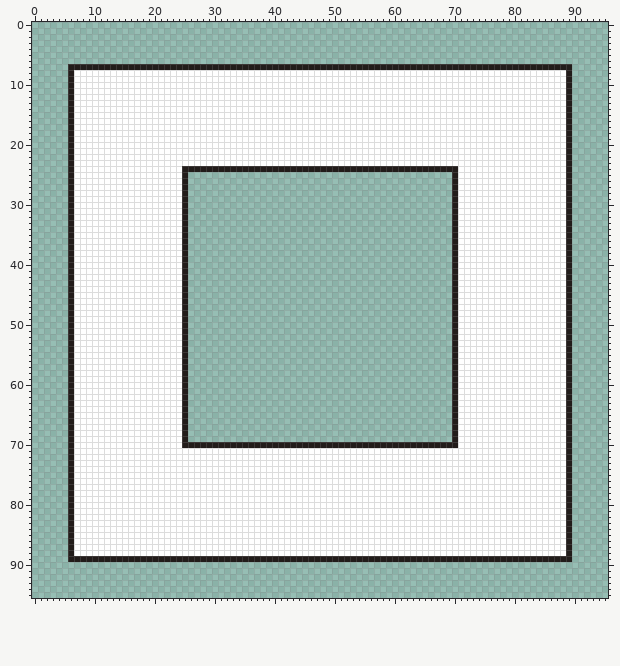
A pixel-art file gets an edit: data/image/wire.aseprite. The picture above was drawn from the file before the commit.
96x96 pixels, 1 frame.
Once edited:
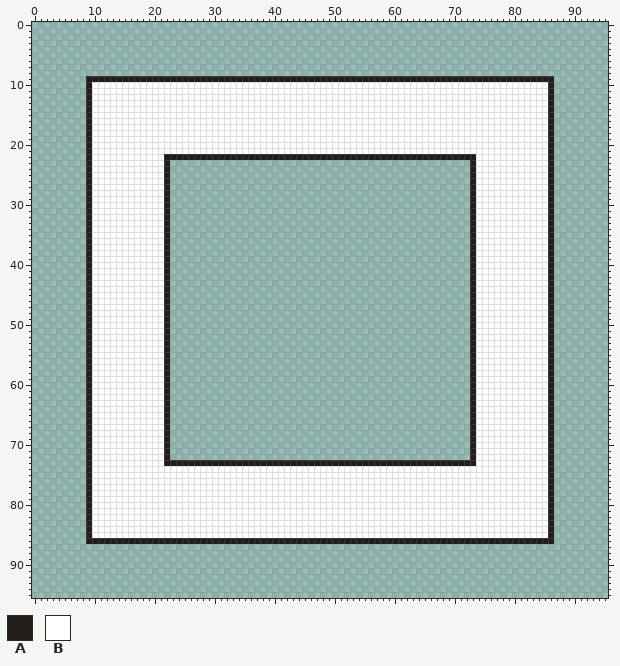
Palette (. is transparent): A #221c1a  B #ffffff
Author's note on the commit: consertei a imagem
The edit:
layer "Layer 1" now hidden
layer "Layer 2" added
Changed rows in their new state; - is an unchanged pixel.
first column x 6:
 7 ....................................................................................
 8 ....................................................................................
 9 ...AAAAAAAAAAAAAAAAAAAAAAAAAAAAAAAAAAAAAAAAAAAAAAAAAAAAAAAAAAAAAAAAAAAAAAAAAAAAAA...
10 ...A----------------------------------------------------------------------------A...
11 ...A----------------------------------------------------------------------------A...
12 ...A----------------------------------------------------------------------------A...
13 ...A----------------------------------------------------------------------------A...
14 ...A----------------------------------------------------------------------------A...
15 ...A----------------------------------------------------------------------------A...
16 ...A----------------------------------------------------------------------------A...
17 ...A----------------------------------------------------------------------------A...
18 ...A----------------------------------------------------------------------------A...
19 ...A----------------------------------------------------------------------------A...
20 ...A----------------------------------------------------------------------------A...
21 ...A----------------------------------------------------------------------------A...
22 ...A------------AAAAAAAAAAAAAAAAAAAAAAAAAAAAAAAAAAAAAAAAAAAAAAAAAAAA------------A...
23 ...A------------A..................................................A------------A...
24 ...A------------A..................................................A------------A...
25 ...A------------A...--------------------------------------------...A------------A...
26 ...A------------A...--------------------------------------------...A------------A...
27 ...A------------A...--------------------------------------------...A------------A...
28 ...A------------A...--------------------------------------------...A------------A...
29 ...A------------A...--------------------------------------------...A------------A...
30 ...A------------A...--------------------------------------------...A------------A...
31 ...A------------A...--------------------------------------------...A------------A...
32 ...A------------A...--------------------------------------------...A------------A...
33 ...A------------A...--------------------------------------------...A------------A...
34 ...A------------A...--------------------------------------------...A------------A...
35 ...A------------A...--------------------------------------------...A------------A...
36 ...A------------A...--------------------------------------------...A------------A...
37 ...A------------A...--------------------------------------------...A------------A...
38 ...A------------A...--------------------------------------------...A------------A...
39 ...A------------A...--------------------------------------------...A------------A...
40 ...A------------A...--------------------------------------------...A------------A...
41 ...A------------A...--------------------------------------------...A------------A...
42 ...A------------A...--------------------------------------------...A------------A...
43 ...A------------A...--------------------------------------------...A------------A...
44 ...A------------A...--------------------------------------------...A------------A...
45 ...A------------A...--------------------------------------------...A------------A...
46 ...A------------A...--------------------------------------------...A------------A...
47 ...A------------A...--------------------------------------------...A------------A...
48 ...A------------A...--------------------------------------------...A------------A...
49 ...A------------A...--------------------------------------------...A------------A...
50 ...A------------A...--------------------------------------------...A------------A...
51 ...A------------A...--------------------------------------------...A------------A...
52 ...A------------A...--------------------------------------------...A------------A...
53 ...A------------A...--------------------------------------------...A------------A...
54 ...A------------A...--------------------------------------------...A------------A...
55 ...A------------A...--------------------------------------------...A------------A...
56 ...A------------A...--------------------------------------------...A------------A...
57 ...A------------A...--------------------------------------------...A------------A...
58 ...A------------A...--------------------------------------------...A------------A...
59 ...A------------A...--------------------------------------------...A------------A...
60 ...A------------A...--------------------------------------------...A------------A...
61 ...A------------A...--------------------------------------------...A------------A...
62 ...A------------A...--------------------------------------------...A------------A...
63 ...A------------A...--------------------------------------------...A------------A...
64 ...A------------A...--------------------------------------------...A------------A...
65 ...A------------A...--------------------------------------------...A------------A...
66 ...A------------A...--------------------------------------------...A------------A...
67 ...A------------A...--------------------------------------------...A------------A...
68 ...A------------A...--------------------------------------------...A------------A...
69 ...A------------A...--------------------------------------------...A------------A...
70 ...A------------A..................................................A------------A...
71 ...A------------A..................................................A------------A...
72 ...A------------A..................................................A------------A...
73 ...A------------AAAAAAAAAAAAAAAAAAAAAAAAAAAAAAAAAAAAAAAAAAAAAAAAAAAA------------A...
74 ...A----------------------------------------------------------------------------A...
75 ...A----------------------------------------------------------------------------A...
76 ...A----------------------------------------------------------------------------A...
77 ...A----------------------------------------------------------------------------A...
78 ...A----------------------------------------------------------------------------A...
79 ...A----------------------------------------------------------------------------A...
80 ...A----------------------------------------------------------------------------A...
81 ...A----------------------------------------------------------------------------A...
82 ...A----------------------------------------------------------------------------A...
83 ...A----------------------------------------------------------------------------A...
84 ...A----------------------------------------------------------------------------A...
85 ...A----------------------------------------------------------------------------A...
86 ...AAAAAAAAAAAAAAAAAAAAAAAAAAAAAAAAAAAAAAAAAAAAAAAAAAAAAAAAAAAAAAAAAAAAAAAAAAAAAA...
87 ....................................................................................
88 ....................................................................................
89 ....................................................................................
Changed places in both pictures, as pixel boxes (x1, y1, x2, y2):
changed: (68, 64, 572, 562)
